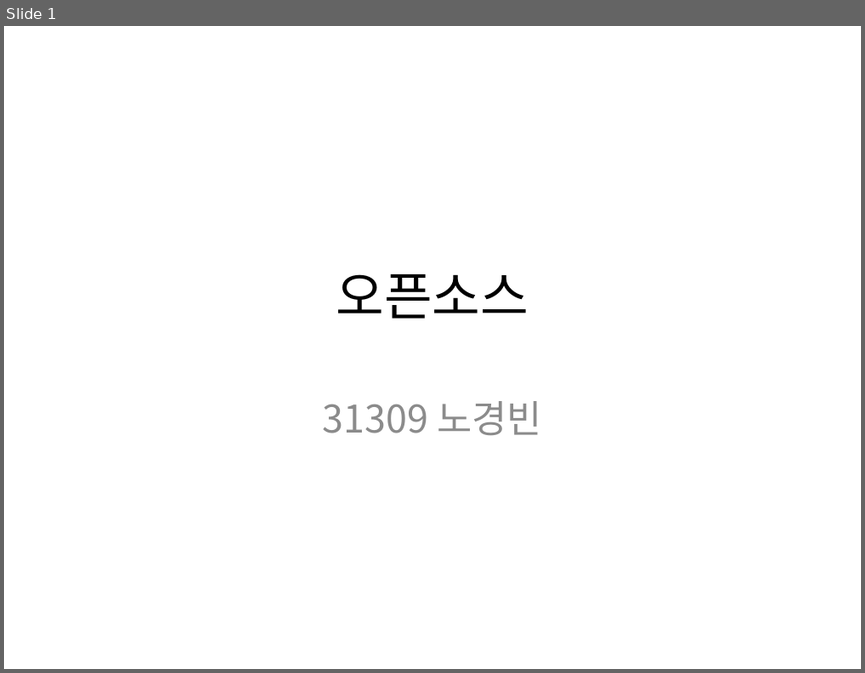
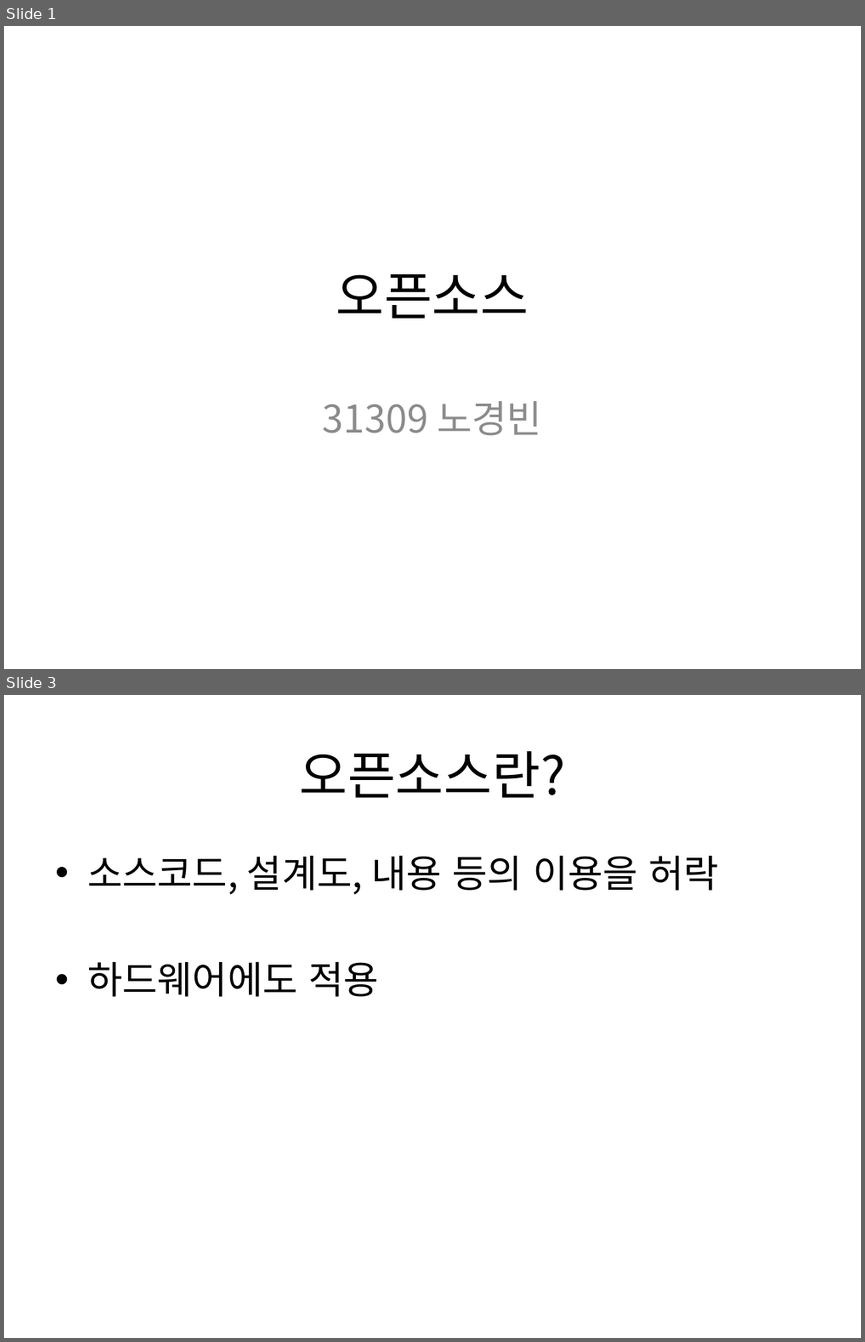
Before and after one commit to Kyungbin/School_Report, a slide deck: OpenSource.pptx. Shown one above the other, each under a label of ours: slide 1 before the commit, slides 1 and 3 after it; the slides between them are not shown. The pictures are 865x673 and 865x1342 pixels, drawn with LibreOffice and Linux fonts; fonts in the diff are those of the drawing. Boxes give left, top, right and bottom in pixels: in the first picture for what was removed or moved away, otherwise in the second. Text is boxed around its words. In the diff, an @@ line names an element or a change of style, - is before the commit and + after.

```diff
--- a/OpenSource.pptx
+++ b/OpenSource.pptx
@@ slide 3 added at (x1=4, y1=695, x2=861, y2=1338), background #FFFFFF @@
@@ title added at (x1=300, y1=751, x2=566, y2=798), 44 pt, text #000000 @@
+오픈소스란?
@@ text added at (x1=87, y1=856, x2=718, y2=997), 32 pt, text #000000 @@
+• 소스코드, 설계도, 내용 등의 이용을 허락
+• 하드웨어에도 적용
```
Also in this commit, not shown: 2 slides changed, 4 other slides added, 3 slides removed.
